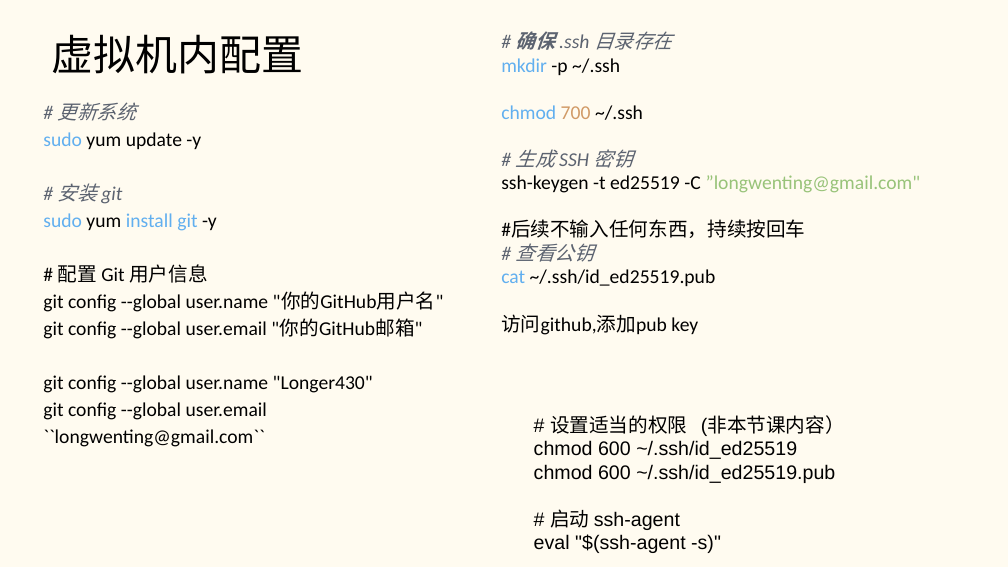
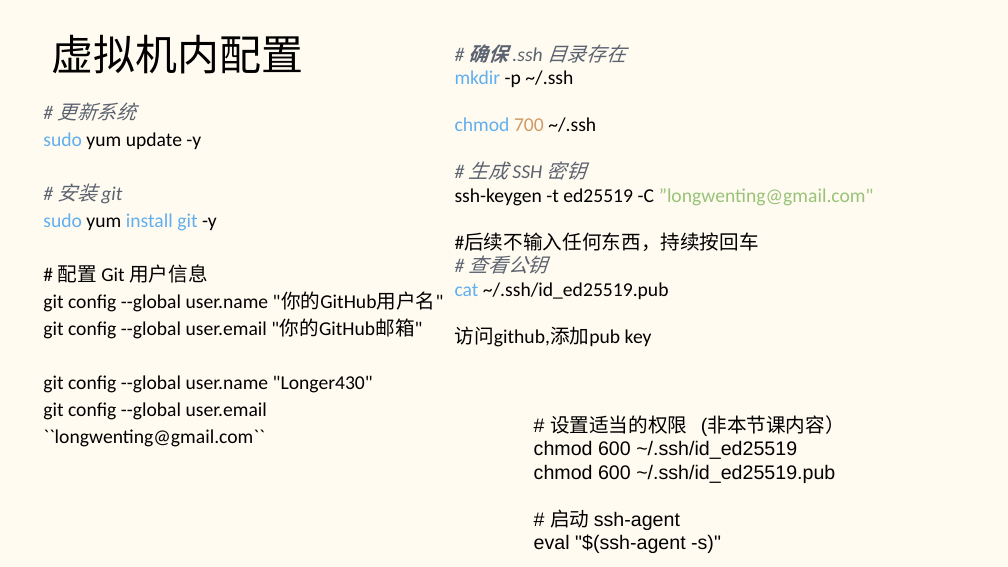
Before and after one commit to Longer430/techlent, a slide deck: slide 17 of week4/week4.pptx. Drawn at 1008x567 pixels with LibreOffice and Linux fonts; fonts in the diff are those of the drawing. Boxes give left, top, right and bottom in pixels: in the first picture for what was removed or moved away, otherwise in the second. Text is boxed around its words. In the diff, an @@ line names an element or a change of style, - is before the commit and + after.

```diff
--- a/week4/week4.pptx
+++ b/week4/week4.pptx
@@ text "# 确保 .ssh 目录存在": place and size @@
-text "# 确保 .ssh 目录存在" at <box>501,31,921,335</box>
+text "# 确保 .ssh 目录存在" at <box>455,44,874,347</box>
```
Also in this commit, not shown: 13 other files.
